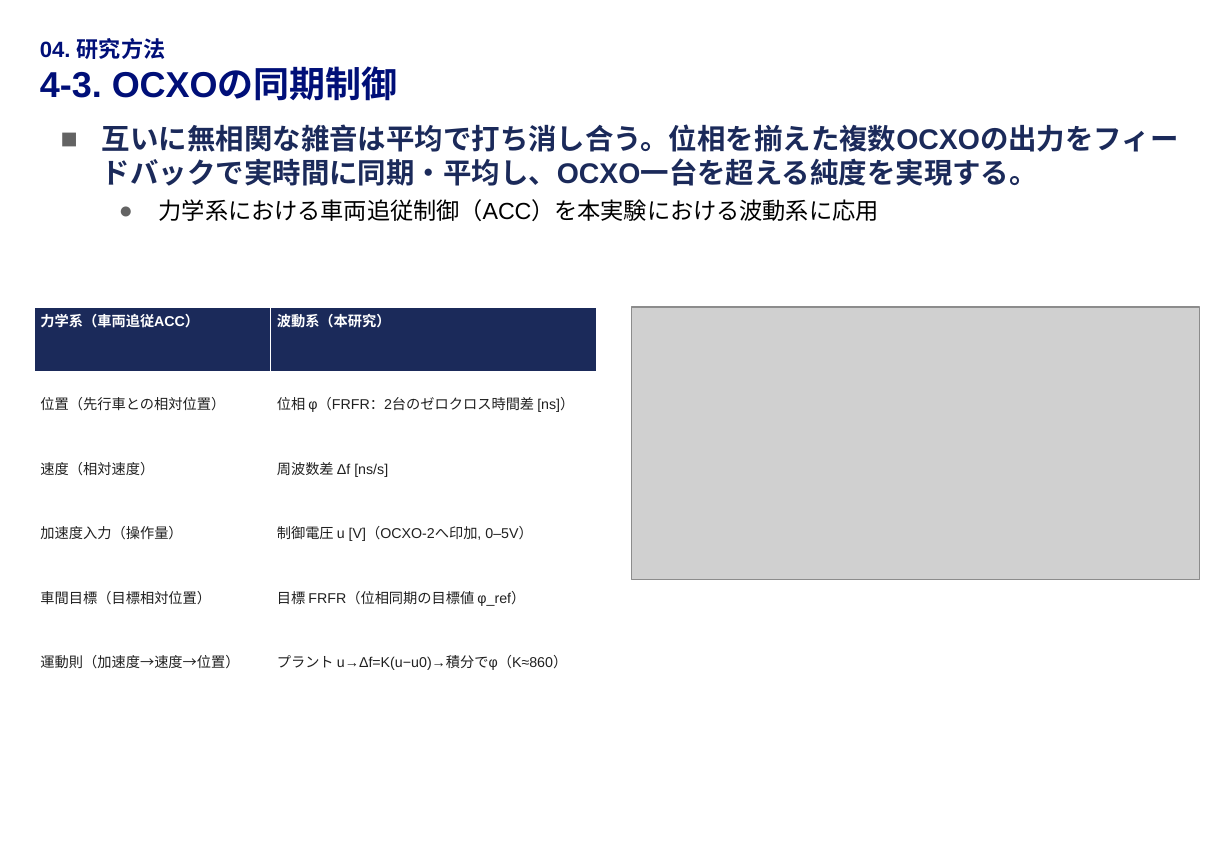
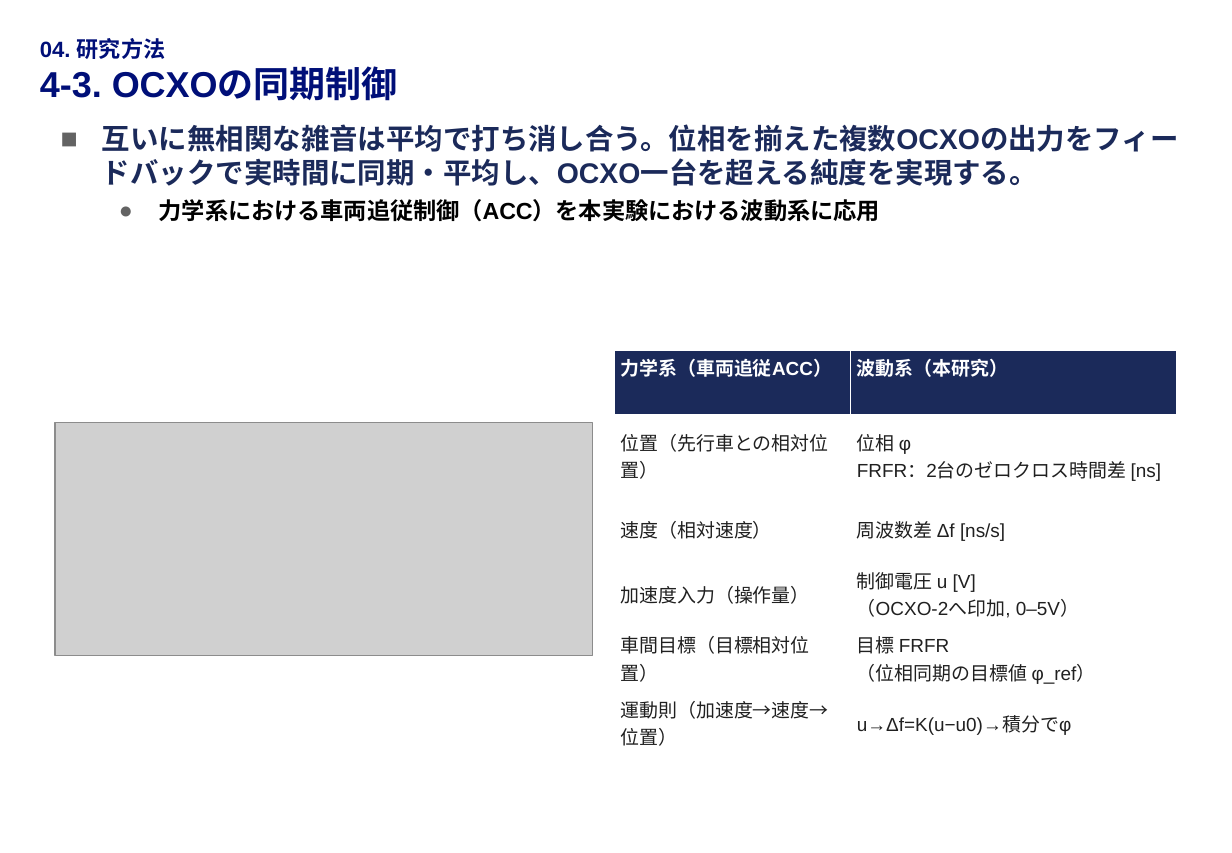
Before and after one commit to Harushirof/master_research, a slide deck: slide 9 of presentations/mid_term_202606/04_slides_draft/中間発表_スライド_v5.pptx. Drawn at 1232x853 pixels with LibreOffice and Linux fonts; fonts in the diff are those of the drawing; grey boxes stand for pictures; background and template pictures are left out. Boxes give left, top, right and bottom in pixels: in the first picture for what was removed or moved away, otherwise in the second. Text is boxed around its words. In the diff, an @@ line names an element or a change of style, - is before the commit and + after.

```diff
--- a/presentations/mid_term_202606/04_slides_draft/中間発表_スライド_v5.pptx
+++ b/presentations/mid_term_202606/04_slides_draft/中間発表_スライド_v5.pptx
@@ text at (159,199,880,221): bold on in "力学系における車両追従制御（ACC）を本実験における波動系に応用" @@
@@ picture removed at (631,307,1200,580) @@
@@ table at (614,350,1177,750) @@
-row 2, column 2: 位相 φ（FRFR：2台のゼロクロス時間差 [ns]）
+row 2, column 2: 位相 φ / FRFR：2台のゼロクロス時間差 [ns]
-row 4, column 2: 制御電圧 u [V]（OCXO-2へ印加, 0–5V）
+row 4, column 2: 制御電圧 u [V] / （OCXO-2へ印加, 0–5V）
-row 5, column 2: 目標 FRFR（位相同期の目標値 φ_ref）
+row 5, column 2: 目標 FRFR / （位相同期の目標値 φ_ref）
-row 6, column 2: プラント u→Δf=K(u−u0)→積分でφ（K≈860）
+row 6, column 2: u→Δf=K(u−u0)→積分でφ
@@ size 9 to 12 pt in "力学系（車両追従ACC）", "波動系（本研究）", "位置（先行車との相対位置）", "速度（相対速度）" and 4 more places @@
@@ table: place and size @@
-table at (34,307,597,694)
+table at (614,350,1177,750)
@@ picture added at (55,423,593,656) @@
```
Also in this commit, not shown: 10 other slides changed, 8 other files.
